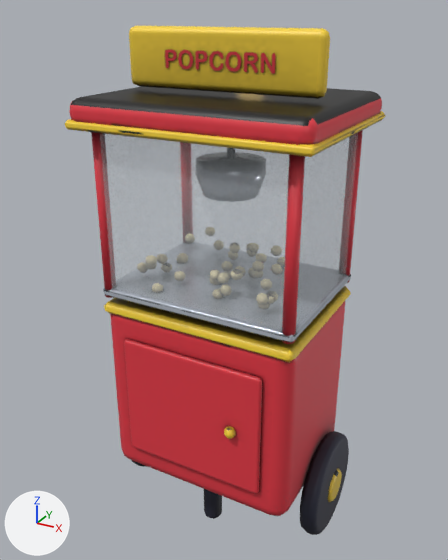
What one commit did to the glTF model client/public/models/popcorn_machine.glb.
The view is the same before and after, from a camera (50 mm lens) standing at (0.828, -1.546, 1.615) and looking at (-0.028, 0.011, 0.837). The axes (+X, +Y, +Z) are drawn at lower left. The lights are the same throughout. The picture after the commit comes second. Vertices at exactly the same position are counted once.

Objects in the first picture: 'popcorn_machine'.
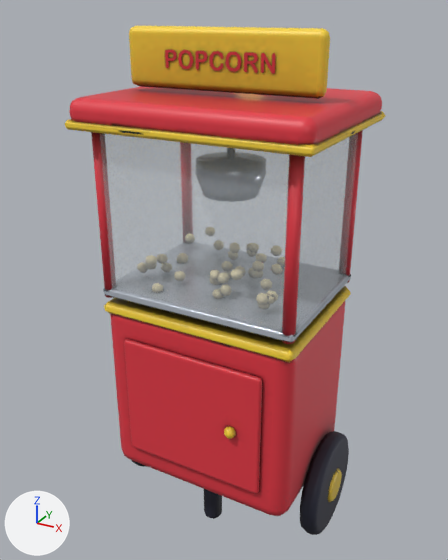
The change, as a list of edits to the scene's bpy script:
```text
Change me_popcorn_machine:
    where me_popcorn_machine.from_pydata(...)  # 2534 vertices, 4436 faces; spans x -0.38..0.38, y -0.28..0.28, z 0.0..1.57
    used by ob_popcorn_machine; location = (0.0, 0.0, 0.0)
    me_popcorn_machine part 1: 360 kept faces spanning x -0.38..0.38, y -0.28..0.28, z 0.11..1.4 get new texture (UV) coordinates
```

What differs and where, as boxes (x1, y1, x2, y2) in the pictures (448 x 560 px):
part 1 of me_popcorn_machine, surface changed: (65, 87, 385, 477) in both
